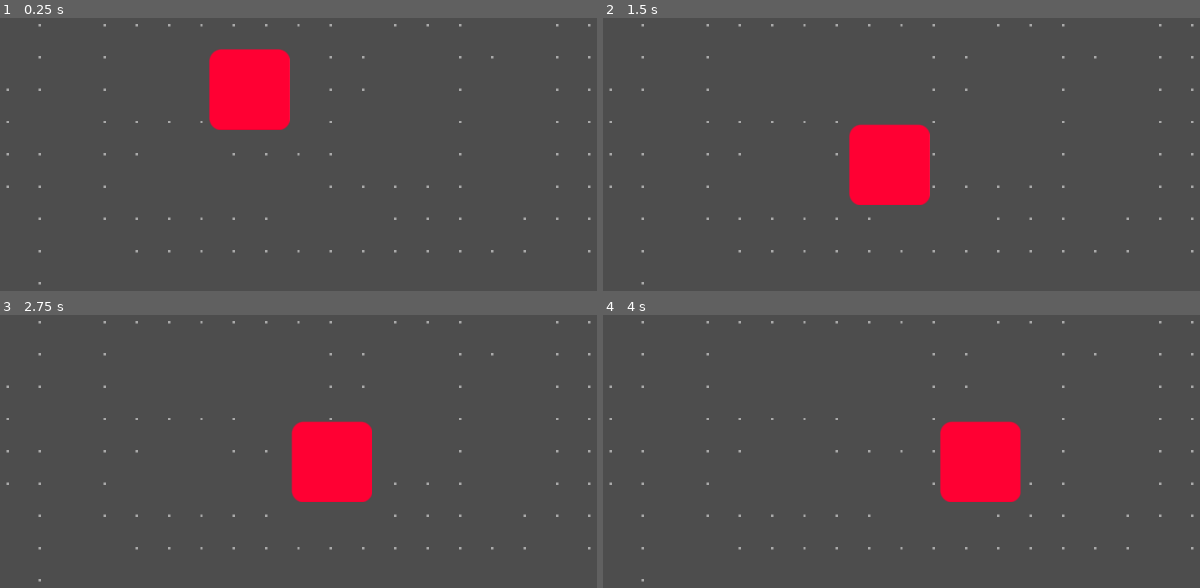
Above: before the commit, frames 1-4 (two rows, left to right).
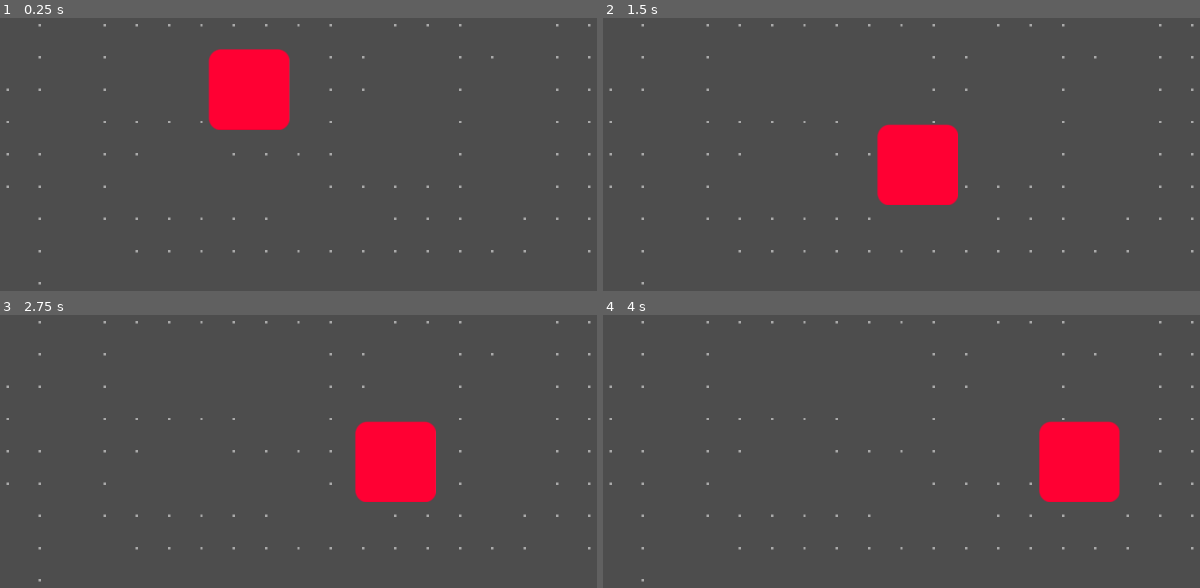
Above: after the commit, the same moments.

Repository: Zbeyer/Game-Jam-Test
Game: Godot game, scene res://scenes/SampleLevel.tscn
The game is run twice, just before and just after one commit, with the same random seed, the same clock (stepped at 60 frames per second) and the same inputs.
Inputs:
- Up to frame 1 (0.25 s): no input
- Up to frame 2 (1.5 s): hold D (move_right) 0.53-1.28 s; hold S (move_back) from 1.28 s (still down)
- Up to frame 3 (2.75 s): release S (move_back) at 2.03 s; hold D (move_right) from 2.03 s (still down)
- Up to frame 4 (4 s): release D (move_right) at 2.78 s; hold W (move_forward) 2.78-3.53 s; hold A (move_left) from 3.53 s (still down)

The runs differ from the first frame. In frame 1, 0.1% of the frame differs, in the area x 34-49%, y 11-41%; in frame 2, 2.9%; in frame 3, 6.4%; in frame 4, 7.9%, in the area x 56-87%, y 38-69%.

Commit message:
made enemy faster

Diff:
--- a/scripts/Enemy.gd
+++ b/scripts/Enemy.gd
@@ -1,6 +1,6 @@
 extends CharacterBody2D
 
-const SPEED = 45
+const SPEED = 80
 
 var direction = 1;
 
